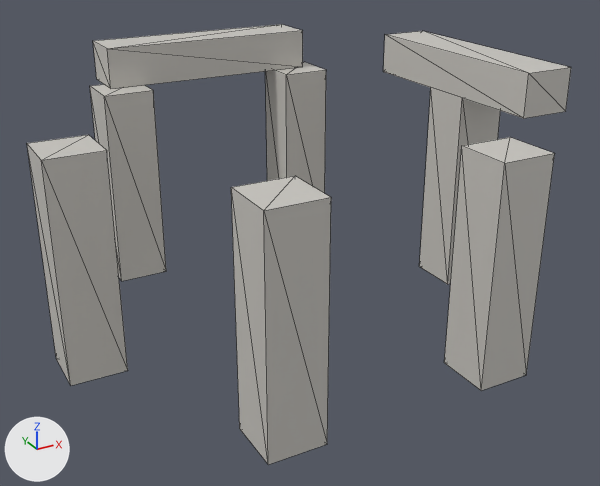
A saved change to the glTF model public/studio/v2.15.0/d_stonehenge/model.glb.
Camera for both pictures: a 50 mm camera at (-3.43, -6.43, 3.94) aimed at (0.14, 0.06, 0.7). The axes (+X, +Y, +Z) are drawn at lower left. The lights are the same throughout. The older version comes first. Mesh edges are drawn as thin lines. Where no turn or scale is listed for an object, it has been applied to the vertices.

In view in the first picture: 'part0', 'part1', 'part2', 'part3', 'part4', 'part5', 'part6', 'part7'.
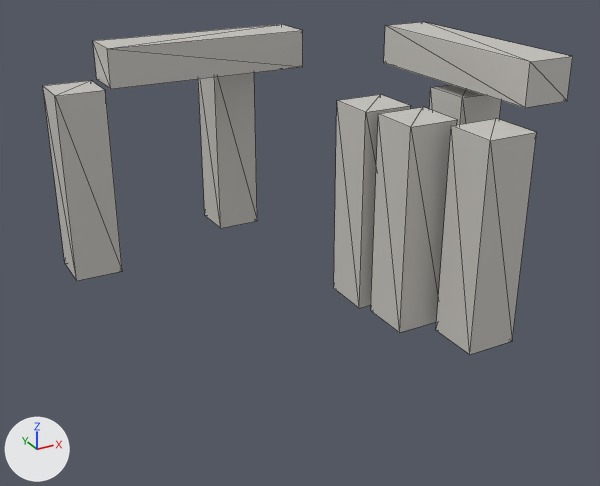
The change, as a list of edits to the scene's bpy script:
```text
Change me_geometry_1:
    used by ob_part1; location = (0.0, 0.0, 0.0)
    remove me_geometry_1.from_pydata(...)  # 8 vertices, 12 faces; spans x 0.75..1.25, y 1.48..1.98, z 0.0..2.0
    add me_geometry_1.from_pydata(...)  # 8 vertices, 12 faces; spans x 0.27..0.77, y 2.32..2.82, z 0.0..2.0
    me_geometry_1 part 1: the whole mesh is moved by (-0.48, 0.84, 0.0)
Change me_geometry_2:
    used by ob_part2; location = (0.0, 0.0, 0.0)
    remove me_geometry_2.from_pydata(...)  # 8 vertices, 12 faces; spans x -1.25..-0.75, y 1.48..1.98, z 0.0..2.0
    add me_geometry_2.from_pydata(...)  # 8 vertices, 12 faces; spans x -1.67..-1.17, y 1.72..2.22, z 0.0..2.0
    me_geometry_2 part 2: the whole mesh is moved by (-0.42, 0.24, 0.0)
Change me_geometry_3:
    used by ob_part3; location = (0.0, 0.0, 0.0)
    remove me_geometry_3.from_pydata(...)  # 8 vertices, 12 faces; spans x -2.25..-1.75, y -0.25..0.25, z 0.0..2.0
    add me_geometry_3.from_pydata(...)  # 8 vertices, 12 faces; spans x 0.64..1.14, y -0.25..0.25, z 0.0..2.0
    me_geometry_3 part 3: the whole mesh is moved by (2.89, 0.0, 0.0)
Change me_geometry_4:
    used by ob_part4; location = (0.0, 0.0, 0.0)
    remove me_geometry_4.from_pydata(...)  # 8 vertices, 12 faces; spans x -1.25..-0.75, y -1.98..-1.48, z 0.0..2.0
    add me_geometry_4.from_pydata(...)  # 8 vertices, 12 faces; spans x 0.71..1.21, y -0.85..-0.35, z 0.0..2.0
    me_geometry_4 part 4: the whole mesh is moved by (1.96, 1.13, 0.0)
Change me_geometry_5:
    used by ob_part5; location = (0.0, 0.0, 0.0)
    remove me_geometry_5.from_pydata(...)  # 8 vertices, 12 faces; spans x 0.75..1.25, y -1.98..-1.48, z 0.0..2.0
    add me_geometry_5.from_pydata(...)  # 8 vertices, 12 faces; spans x 1.04..1.54, y -1.48..-0.98, z 0.0..2.0
    me_geometry_5 part 5: the whole mesh is moved by (0.29, 0.5, 0.0)
Change me_geometry_6:
    used by ob_part6; location = (0.0, 0.0, 0.0)
    remove me_geometry_6.from_pydata(...)  # 8 vertices, 12 faces; spans x 1.75..2.25, y -1.1..1.1, z 2.0..2.4
    add me_geometry_6.from_pydata(...)  # 8 vertices, 12 faces; spans x 1.75..2.25, y -1.1..1.1, z 2.1..2.5
    me_geometry_6 part 6: the whole mesh is moved by (0.0, 0.0, 0.1)
```

Boxes (x1, y1, x2, y2) around the edits, measured in the pictures (600 x 486 px):
'part4', moved: before (231, 176, 331, 465); after (371, 107, 457, 333)
'part3', moved: before (27, 135, 128, 386); after (334, 94, 411, 308)
'part5', moved: before (444, 137, 555, 391); after (436, 118, 537, 354)
'part2', moved: before (90, 84, 166, 281); after (43, 81, 122, 281)
'part1', moved: before (265, 62, 326, 193); after (198, 73, 257, 228)
'part6', moved: before (383, 31, 571, 118); after (384, 22, 573, 108)
'part0', unchanged, covered by the edit: before (419, 88, 500, 284); after (429, 85, 501, 125)
